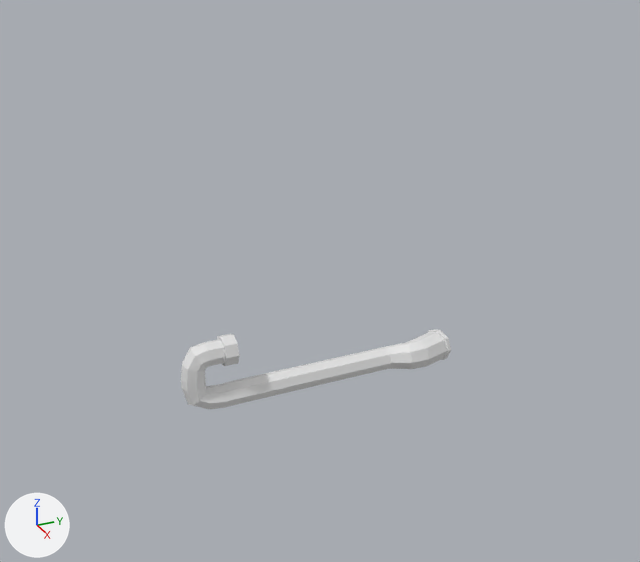
An edit to the Blender file Assets/Models/Blend/Mark/Airship (1).blend, drawn before and after from the same camera.
Camera for both pictures: a 50 mm lens placed at (48.2, -19.4, 32.1), pointed at (-1.1, 2.8, 7.5). The lights are fixed; the arrows at lower left show +X, +Y and +Z.

The first picture shows 'Item pipes'.
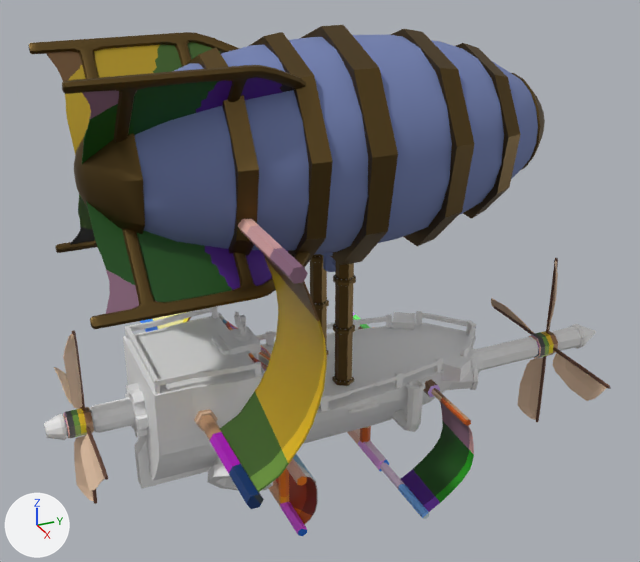
Location of each change, (x1, y1, x2, y2) in pixels of the pictures (640 x 562 px):
'Blimp.001', shown: after (28, 25, 545, 386)
'Bottom mast', shown: after (123, 312, 476, 489)
'Sails', shown: after (153, 254, 474, 525)
'Item pipes', reshaped: before (181, 330, 451, 409); after (447, 356, 478, 390)
'eXTERIOR MASTS', shown: after (140, 219, 471, 536)
'Side pipe', shown: after (44, 319, 596, 491)
'Upper rail', shown: after (125, 306, 476, 411)
'Propellor', shown (brown): after (491, 258, 611, 422)
'Back prop', shown (beige): after (54, 330, 108, 504)
'Ramp L', shown: after (220, 316, 271, 361)
'Ramp', shown: after (350, 404, 379, 413)
'Ramp R', shown: after (248, 353, 268, 373)
'Wheel', shown: after (234, 312, 242, 329)
'Rail.002', shown: after (362, 382, 375, 389)
'Rail Door.R', shown: after (350, 386, 363, 393)
part 1 of me_cylinder_016, added: after (447, 356, 478, 390)
part 2 of me_sphere_001, surface changed: after (46, 25, 545, 314)

The edits, one by one:
me_cylinder_016 has 304 vertices, 256 faces and spans x -3.7..-0.6, y -6.4..14.0, z -3.6..1.8.
me_cylinder_016 is used by ob_item_pipes; location (0.0, -0.4, 2.17).
me_cylinder_016 part 1: the loose piece of 208 vertices spanning x -3.7..-0.6, y -6.4..14.0, z -3.6..1.8 is copied, and the copy is mirrored in x about the mesh origin; it spans x 0.6..3.7, y -6.4..14.0, z -3.6..1.8.
me_sphere_001 is used by ob_blimp_001; location (0.0, 0.0, 0.0).
me_sphere_001 had 3202 vertices, 2841 faces and spanned x -7.0..7.0, y -13.4..18.2, z 1.2..24.2.
me_sphere_001 now has 3142 vertices, 2774 faces and spans x -7.0..7.0, y -13.4..18.2, z 1.2..24.2.
me_sphere_001 part 2: 797 kept faces spanning x -7.0..7.0, y -12.7..18.2, z 8.7..24.2 get new texture (UV) coordinates.
Object 'Propellor' (ob_propellor) is now shown.
Object 'Wheel' (ob_wheel) is now shown.
Object 'Ramp L' (ob_ramp_l) is now shown.
Object 'Back prop' (ob_back_prop) is now shown.
Object 'Side pipe' (ob_side_pipe) is now shown.
Object 'Bottom mast' (ob_bottom_mast) is now shown.
Object 'Ramp R' (ob_ramp_r) is now shown.
Object 'Upper rail' (ob_upper_rail) is now shown.
Object 'Sails' (ob_sails) is now shown.
Object 'Blimp.001' (ob_blimp_001) is now shown.
Object 'Ramp' (ob_ramp) is now shown.
Object 'Rail Door.R' (ob_rail_door_r) is now shown.
Object 'Rail.002' (ob_rail_002) is now shown.
Object 'eXTERIOR MASTS' (ob_exterior_masts) is now shown.
